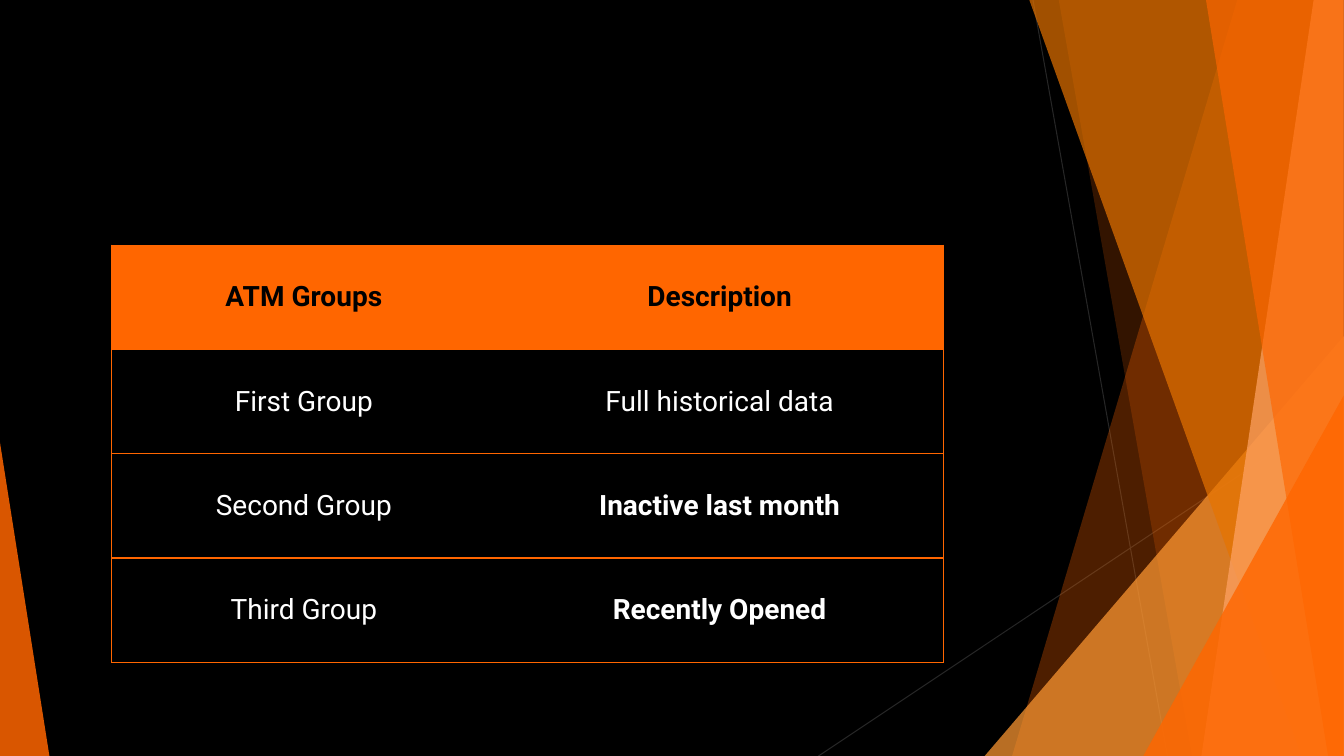
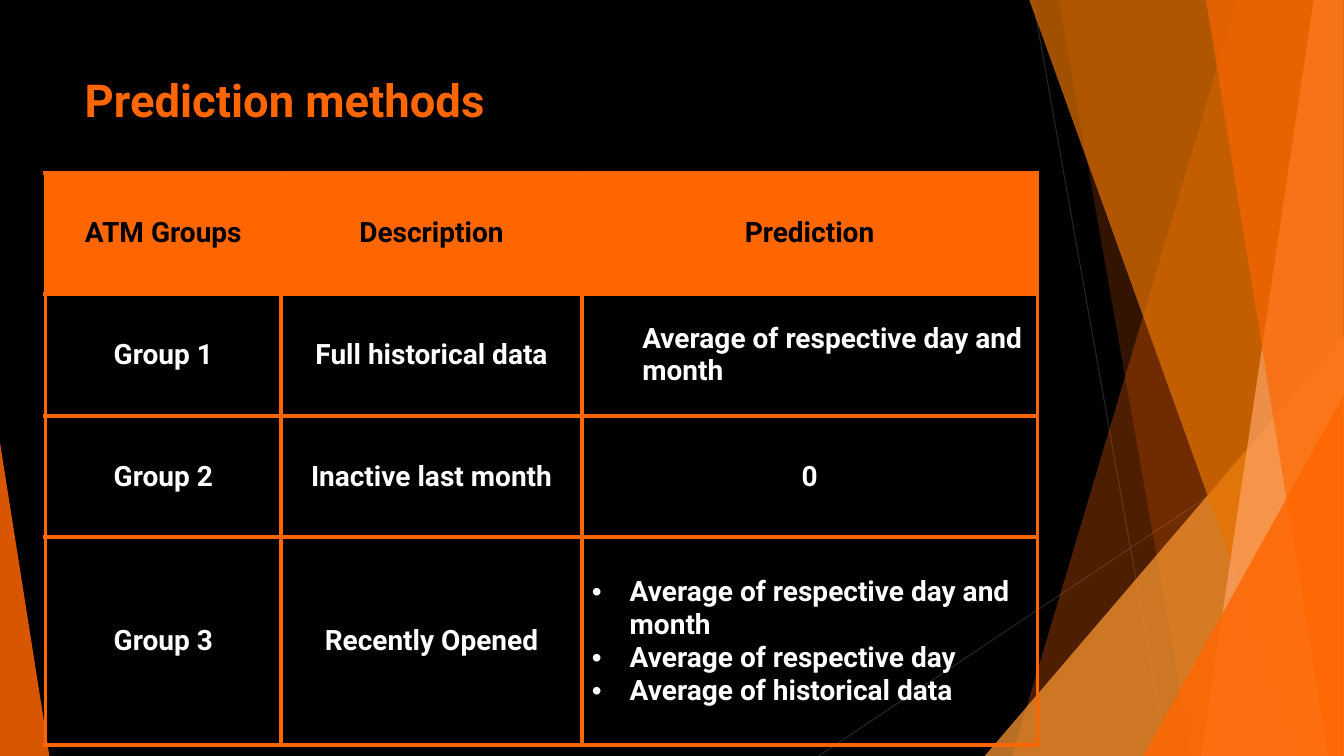
Before and after one commit to Giorgi-Kokaia/ATM-cashflow, a slide deck: slide 5 of ATM.pptx (slide 4 before the commit). Drawn at 1344x756 pixels with LibreOffice and Linux fonts; fonts in the diff are those of the drawing. Boxes give left, top, right and bottom in pixels: in the first picture for what was removed or moved away, otherwise in the second. Text is boxed around its words. In the diff, an @@ line names an element or a change of style, - is before the commit and + after.

Commit message:
second commit

```diff
--- a/ATM.pptx
+++ b/ATM.pptx
@@ title added at (x1=85, y1=83, x2=484, y2=118), 32.4 pt, text #FF6600, bold @@
+Prediction methods
@@ table at (x1=45, y1=172, x2=1037, y2=745) @@
-column 1: ATM Groups | First Group | Second Group | Third Group
+column 1: ATM Groups | Group 1 | Group 2 | Group 3
+column 3: Prediction | Average of respective day and month | 0 | Average of respective day and month / Average of respective day / Average of historical data
@@ table resized from (x1=112, y1=245, x2=944, y2=662) to (x1=45, y1=172, x2=1037, y2=745) @@
```
Also in this commit, not shown: 2 other slides changed, 6 slides added, 1 slide removed, 2 other files.
